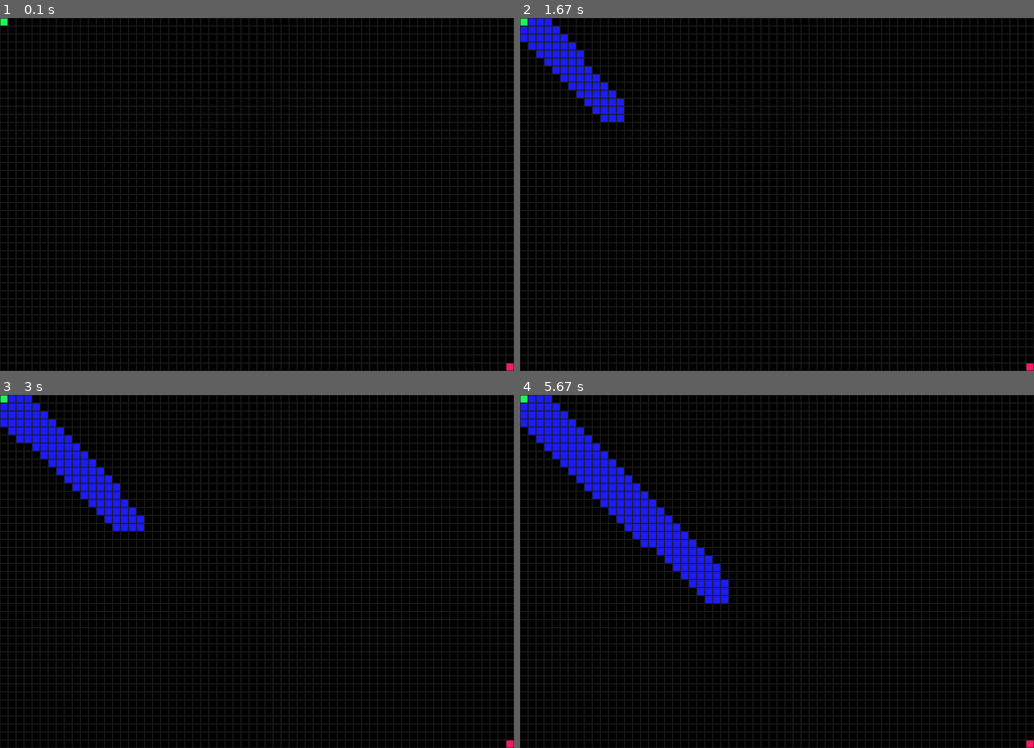
Above: before the commit, frames 1-4 (two rows, left to right).
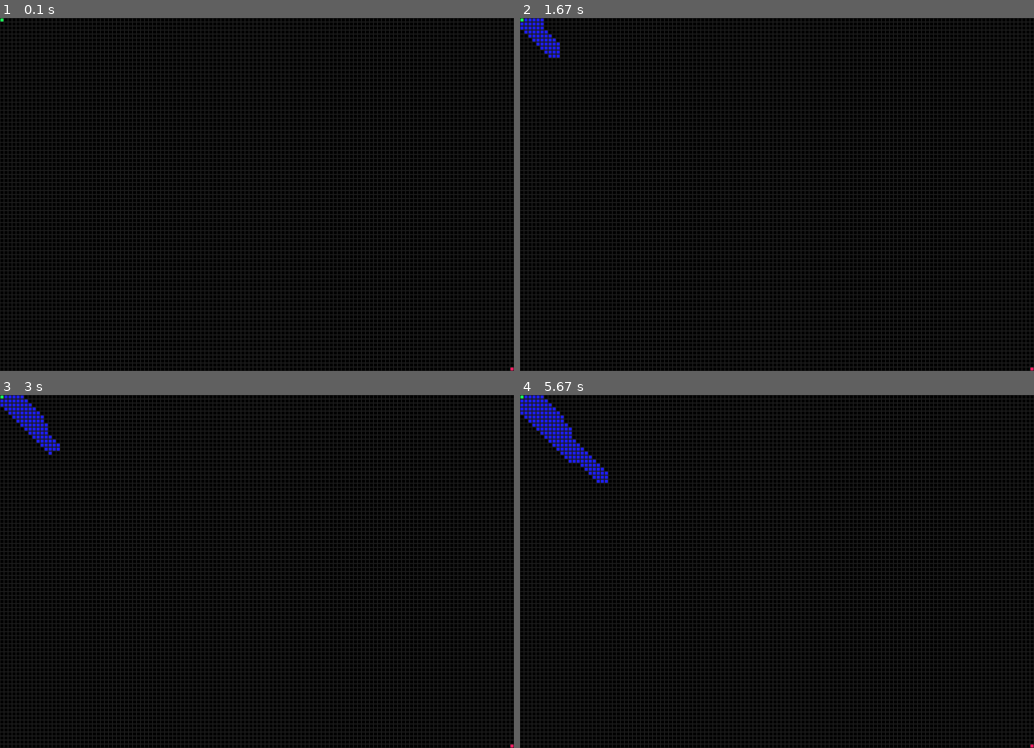
Above: after the commit, the same moments.

Repository: Gers2017/astar_algorithm_pygame
Game: pygame game, started from main.py
Two runs of this game, one before a commit and one after it. Both use one fixed random seed, a clock stepped at 60 frames per second and the inputs below.
Inputs:
- Up to frame 1 (0.1 s): no input
- Up to frame 2 (1.67 s): tap Space at 0.33 s
- Up to frame 3 (3 s): no input
- Up to frame 4 (5.67 s): no input

The runs differ from the first frame. In frame 1, 11% of the frame differs, in the area x 0-100%, y 0-100%; in frame 2, 13%; in frame 3, 14%; in frame 4, 15%.

Commit message:
Map generation update a_star update graph methods add controls

Diff:
--- a/astar.py
+++ b/astar.py
@@ -1,6 +1,6 @@
 from math import sqrt
 from queue import PriorityQueue
-from typing import List
+from typing import List, Set
 from game_structs import NEIGHBOR, Node, Graph
 
 
@@ -18,7 +18,7 @@
 
 def a_star(graph: Graph) -> List[Node]:
     closed_nodes: List[Node] = []
-    visited_nodes: List[Node] = []
+    visited_nodes: Set[Node] = set()
 
     start_node, goal_node = graph.start, graph.goal
     start_node.G = 0
@@ -43,7 +43,7 @@
             return path
 
         for neighbor in graph.get_neighbors(current):
-            if neighbor in closed_nodes:
+            if neighbor in closed_nodes or neighbor.is_block:
                 continue
 
             # draw stuff
@@ -58,12 +58,12 @@
             if new_cost < neighbor.G or unvisited:
                 neighbor.set_G(new_cost)
                 neighbor.set_parent(current)
+                pq.put((neighbor.F(), neighbor))
                 # print(f"{current} -> {neighbor} G cost={neighbor.G}")
 
                 if unvisited:
                     neighbor.set_H(get_distance(neighbor, goal_node))
-                    pq.put((neighbor.F(), neighbor))
-                    visited_nodes.append(neighbor)
+                    visited_nodes.add(neighbor)
     return []
 
 
--- a/game_structs.py
+++ b/game_structs.py
@@ -1,3 +1,4 @@
+import random
 from typing import List, Tuple
 import pygame as pg
 ColorTuple = Tuple[int, int, int]
@@ -128,10 +129,6 @@
                 continue
 
             neighbor = self.grid[next_y][next_x]
-
-            if neighbor.is_block:
-                continue
-
             neighbor_list.append(neighbor)
 
         return neighbor_list
@@ -185,7 +182,7 @@
         node.draw(self.SCREEN)
         pg.display.update()
 
-    def clear_grid(self):
+    def reset_grid(self):
         for row in self.grid:
             for node in row:
                 if node.is_block or node == self.start or node == self.goal:
@@ -194,6 +191,42 @@
                 node.draw(self.SCREEN)
         pg.display.update()
 
+    def clear_grid(self):
+        for row in self.grid:
+            for node in row:
+                if node == self.start or node == self.goal:
+                    continue
+                node.set_state(EMPTY)
+                node.draw(self.SCREEN)
+        pg.display.update()
+
+    def gen_map(self):
+        self.start, self.goal = None, None
+
+        for row in self.grid:
+            for node in row:
+                state = BLOCK if random.random() <= 0.23 else EMPTY
+                node.set_state(state)
+
+        self.erosion()
+
+    def erosion(self, times=4):
+        for _ in range(times):
+            for row in self.grid:
+                for node in row:
+                    neighbors = [n for n in self.get_neighbors(
+                        node) if n.is_block]
+                    n = len(neighbors)
+                    dn = 8 - n
+
+                    if n < 2 or n > 4:  # dies
+                        node.set_state(EMPTY)
+                    if n == 3 or dn == 5:  # revives
+                        node.set_state(BLOCK)
+
+                    node.draw(self.SCREEN)
+                pg.display.update()
+
     def print_graph(self):
         for rows in self.grid:
             row = [str(n) for n in rows]
--- a/main.py
+++ b/main.py
@@ -6,7 +6,7 @@
 
 width, height = 1024, 704
 size = (width, height)
-cell_size = 16
+cell_size = 8
 SCREEN = pg.display.set_mode(size)
 graph = Graph(width, height, cell_size, SCREEN)
 
@@ -27,7 +27,6 @@
     return world_to_grid(x, y)
 
 
-SCREEN.fill((0, 12, 12))
 graph.draw_grid()
 
 while running:
@@ -55,8 +54,19 @@
             if event.key == K_g:
                 graph.set_goal(gx, gy)
 
+            if event.key == K_m:
+                graph.gen_map()
+
+            if event.key == K_e:
+                graph.erosion(1)
+
+            if event.key == K_c:
+                graph.clear_grid()
+
             if event.key == K_SPACE:
-                graph.clear_grid()
+                graph.reset_grid()
+                if graph.start == None or graph.goal == None:
+                    continue
                 path = a_star(graph)
 
                 for p in path[1:-1]:
@@ -65,9 +75,3 @@
 
 
 pg.quit()
-
-# draw_grid_lines(width, height, cell_size)
-# pg.display.update()
-# rat_img = pg.image.load("rat.png")
-# rat_img = pg.transform.scale(rat_img, (cell_size, cell_size))
-# screen.blit(rat_img, pos)
Binary file removed: rat.png
